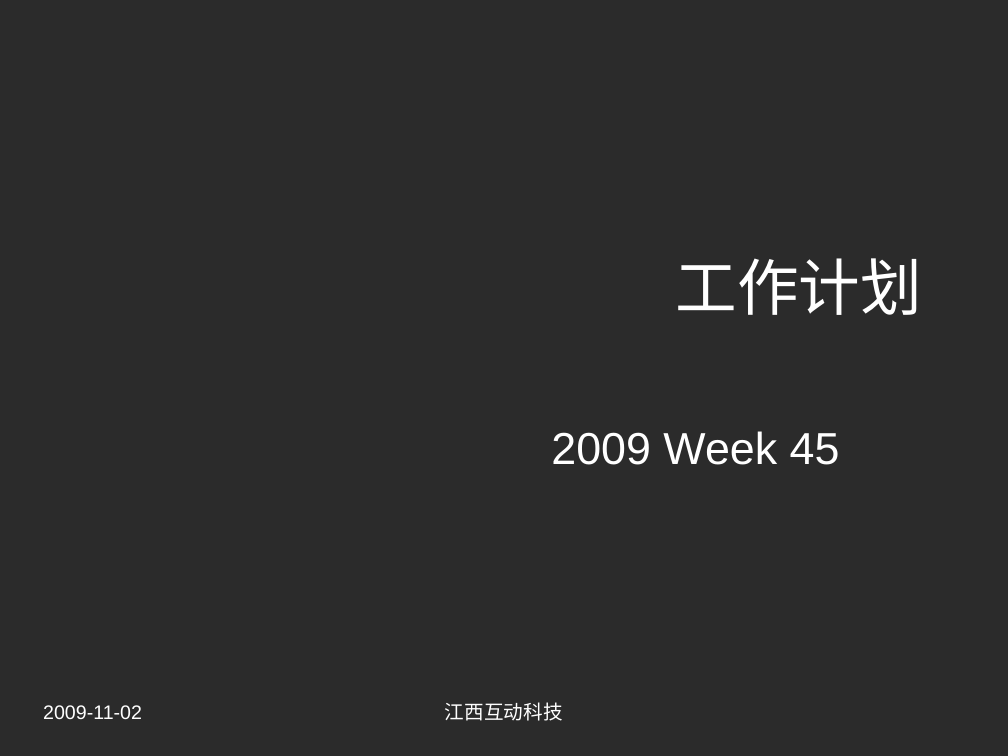
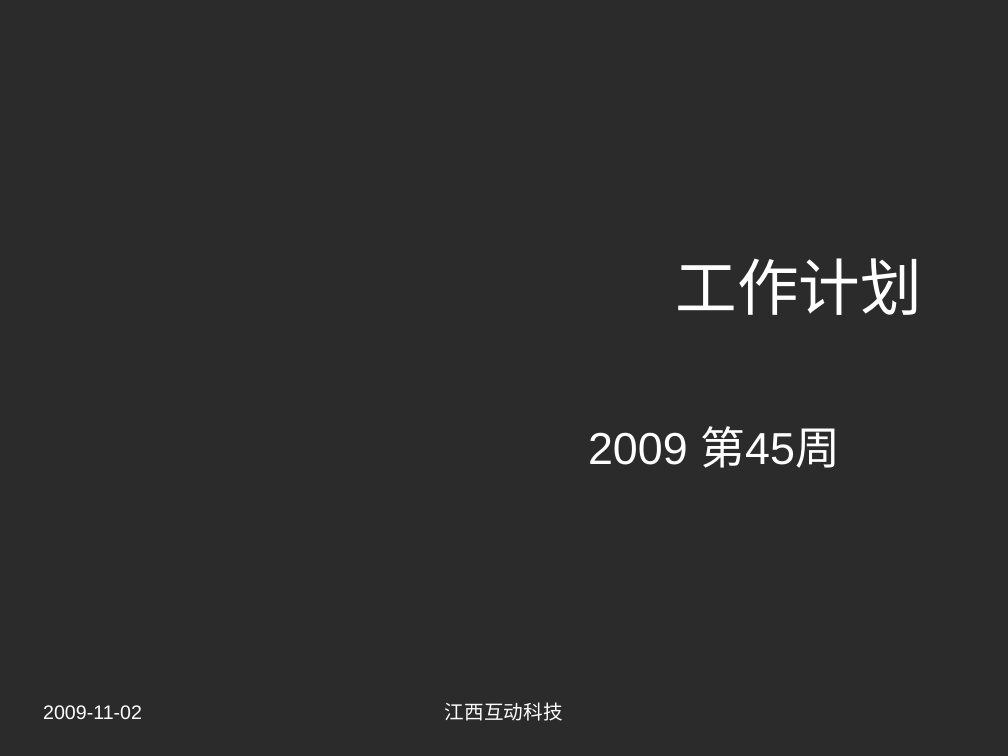
Before and after one commit to honj51/ideacode, a slide deck: slide 1 of doc/工作计划/2009Week45.ppt. Drawn at 1008x756 pixels with LibreOffice and Linux fonts; fonts in the diff are those of the drawing; background and template pictures are left out; a plain dark background stands for a picture behind light text. Boxes give left, top, right and bottom in pixels: in the first picture for what was removed or moved away, otherwise in the second. Text is boxed around its words. In the diff, an @@ line names an element or a change of style, - is before the commit and + after.

```diff
--- a/doc/工作计划/2009Week45.ppt
+++ b/doc/工作计划/2009Week45.ppt
@@ subtitle at [588, 426, 840, 468]: text changed @@
-2009 Week 45
+2009 第45周
```
Also in this commit, not shown: 1 other slide changed, 1 slide added, 8 other files.
